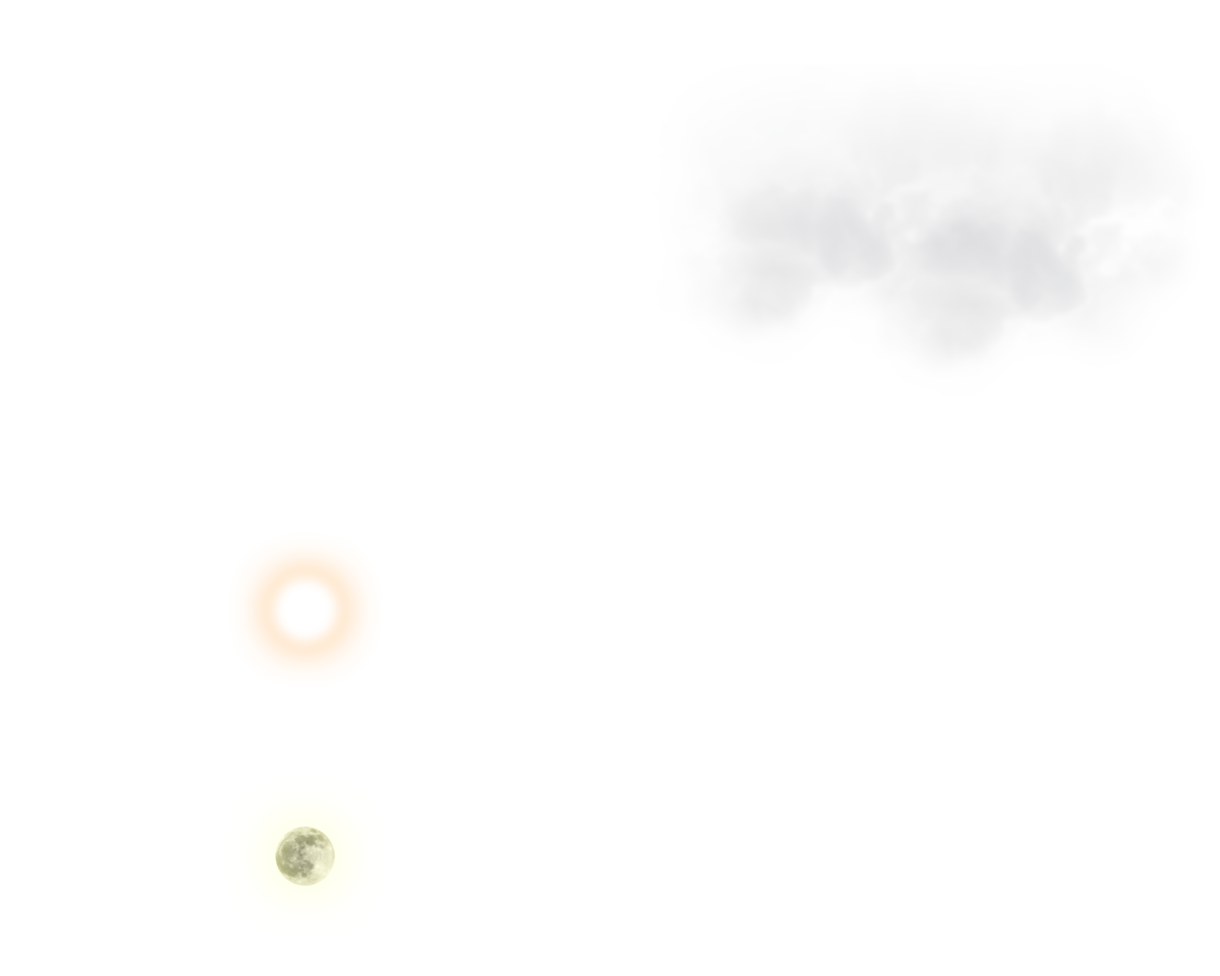
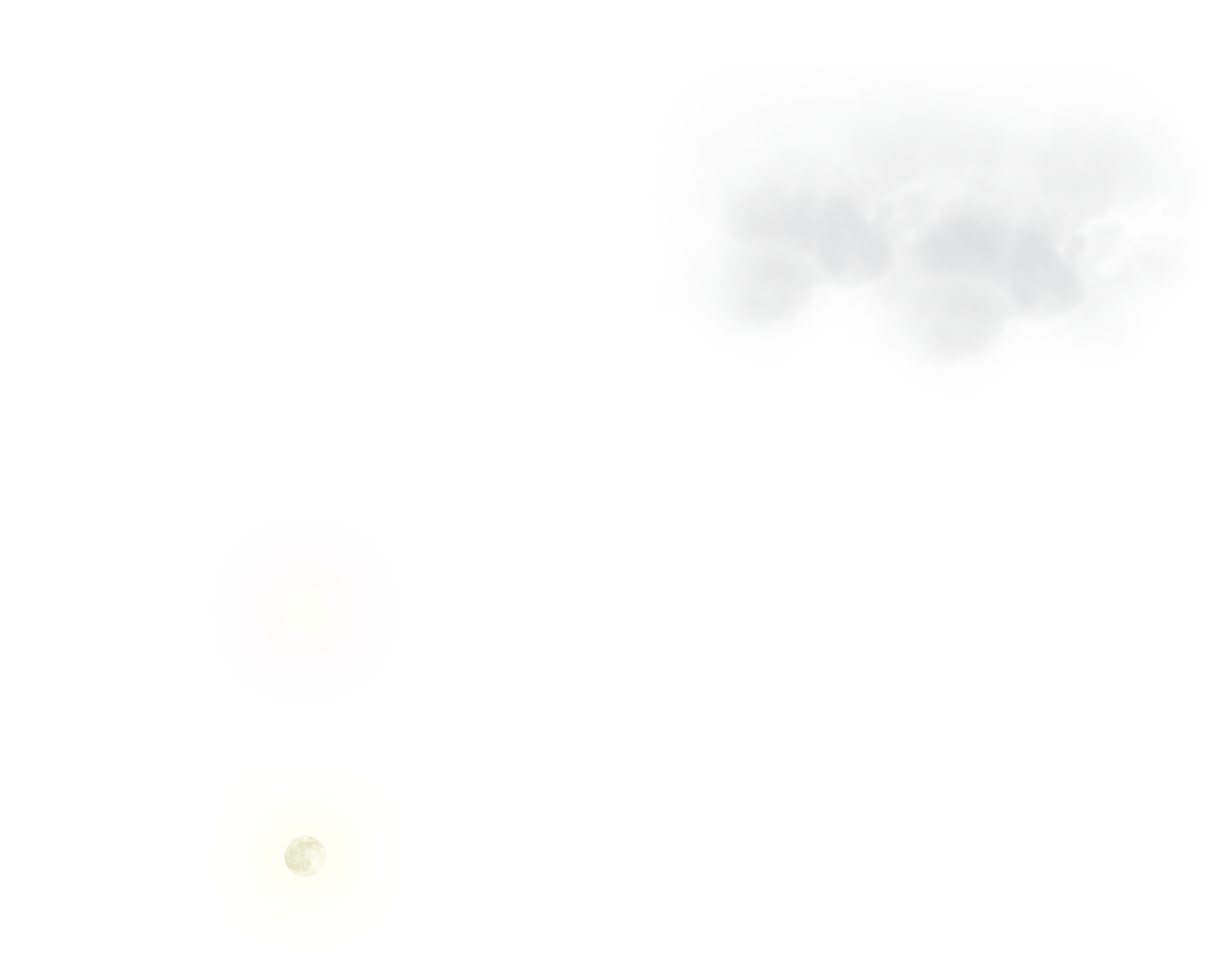
Layered file, before and after one edit (1220×976). Changes by layer:
painted on "moon" over box(273, 825, 337, 888)
painted on "sun" over box(256, 561, 355, 659)
